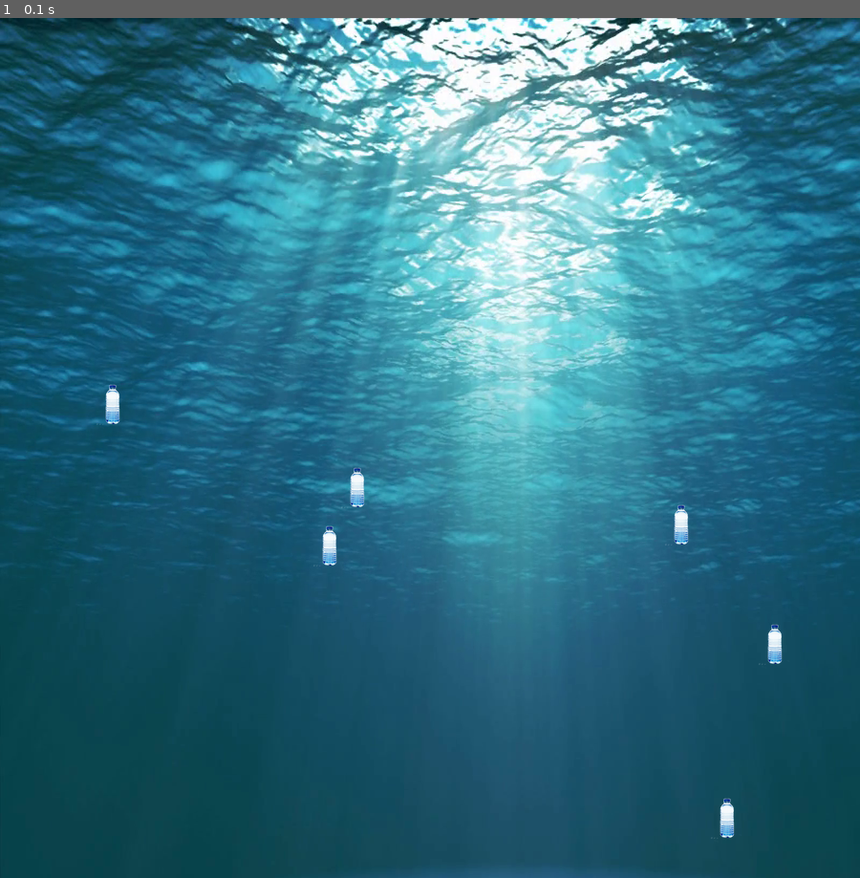
Above: before the commit, frame 1.
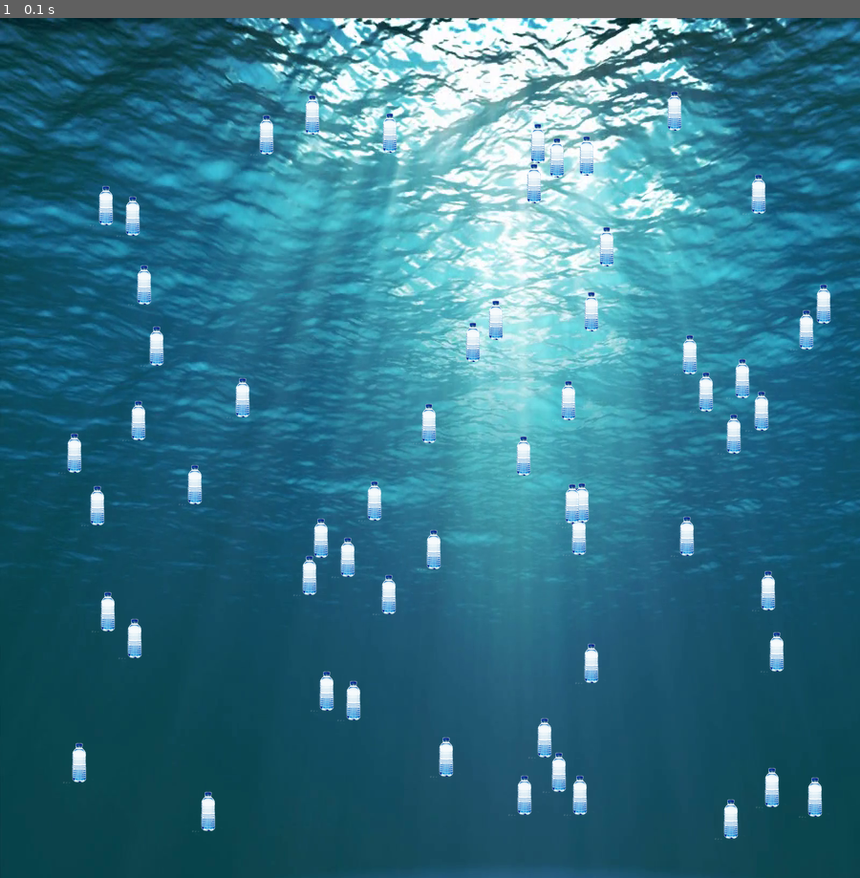
Above: after the commit, the same moment.

Repository: Rosebotics/catapult2019
Game: pygame game, started from projects/Annelise_Niharika_Owen/EEL_Project.py
Same seed, same stepped clock (60 frames per second), same inputs: the game is played once before the commit and once after it.
Inputs:
- Up to frame 1 (0.1 s): no input

The runs differ from the first frame. In frame 1, 4.1% of the frame differs, in the area x 6-97%, y 8-96%.

Commit message:
finished space invaders

Diff:
--- a/projects/Annelise_Niharika_Owen/EEL_Project.py
+++ b/projects/Annelise_Niharika_Owen/EEL_Project.py
@@ -55,8 +55,8 @@
 
     waterbottles = []
 
-    for x in range(6):
-        waterbottle = WaterBottle(screen, random.randint(20, 850), random.randint(20, 850))
+    for x in range(60):
+        waterbottle = WaterBottle(screen, random.randint(50, 850), random.randint(50, 850))
         waterbottles.append(waterbottle)
 
     while True:
